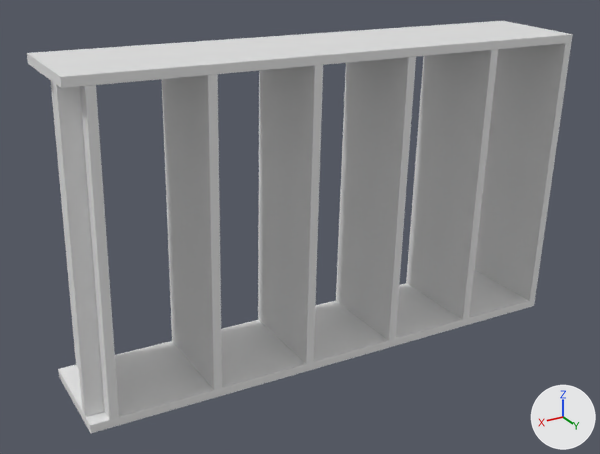
The OBJ model resources/models/Normalized/Shelf/m863.obj, before and after one commit.
The view is the same before and after, from a 50 mm lens placed at (0.781, 1.216, 0.566), pointed at (0.047, -0.007, -0.045). Lighting does not change. The marker at lower right points along +X, +Y and +Z. Where no turn or scale is listed for an object, it has been applied to the vertices.

Names of what the first picture shows: 'm863'.
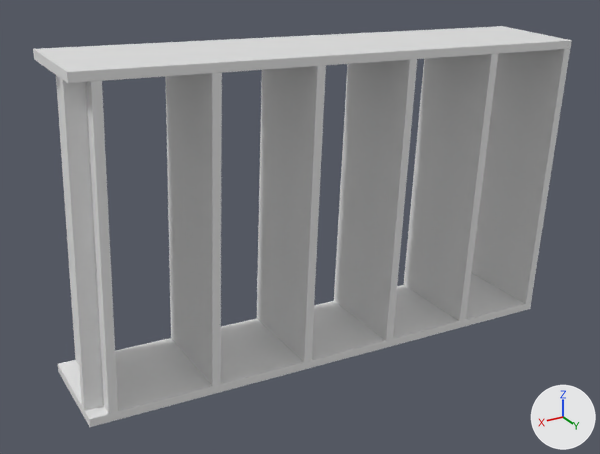
What differs and where, as boxes [x1, y1, x2, y2] in the pictures (600 x 454 px; the box of a moved part takes in the faces that stretch with it):
'm863', reshaped: before [27, 21, 573, 433]; after [33, 26, 572, 427]
part 1 of me_m863, moved or reshaped: before [162, 74, 222, 390]; after [165, 73, 222, 387]
part 2 of me_m863, moved or reshaped: before [258, 65, 323, 364]; after [257, 65, 326, 362]
part 3 of me_m863, moved or reshaped: before [336, 57, 416, 341]; after [334, 59, 417, 341]
part 4 of me_m863, rebuilt (9% narrower): before [51, 81, 119, 420]; after [56, 75, 118, 414]
part 5 of me_m863, rebuilt: before [406, 49, 498, 320]; after [404, 54, 498, 321]
part 6 of me_m863, rebuilt: before [58, 270, 535, 433]; after [58, 273, 531, 427]
part 7 of me_m863, rebuilt (15% narrower): before [53, 82, 105, 417]; after [60, 78, 104, 411]
part 8 of me_m863, added: after [471, 49, 570, 304]
part 9 of me_m863, moved or reshaped: before [27, 21, 573, 301]; after [33, 26, 572, 83]

The change in detail:
me_m863 is used by ob_m863; location (0.0, 0.0, 0.0).
me_m863 had 5720 vertices, 10300 faces and spanned x -0.499..0.501, y -0.11..0.108, z -0.307..0.307.
me_m863 now has 5224 vertices, 9353 faces and spans x -0.499..0.501, y -0.109..0.107, z -0.313..0.313.
me_m863 part 1: the loose piece of 773 vertices spanning x 0.245..0.282, y -0.106..0.093, z -0.268..0.284 is multiplied about the mesh origin by the matrix ((0.99, 0.0, -0.018), (0.0, 0.99, 0.001), (0.018, -0.001, 0.99)).
me_m863 part 2: the loose piece of 485 vertices spanning x 0.059..0.096, y -0.102..0.097, z -0.274..0.278 is multiplied about the mesh origin by the matrix ((0.99, 0.0, -0.018), (0.0, 0.99, 0.001), (0.018, -0.001, 0.99)).
me_m863 part 3: the loose piece of 723 vertices spanning x -0.127..-0.09, y -0.099..0.101, z -0.279..0.273 is multiplied about the mesh origin by the matrix ((0.99, 0.0, -0.018), (0.0, 0.99, 0.001), (0.018, -0.001, 0.99)).
me_m863 part 4: the loose piece of 974 vertices spanning x 0.431..0.468, y -0.11..0.09, z -0.262..0.29 is rebuilt with 755 vertices and now spans x 0.421..0.468, y -0.109..0.089, z -0.252..0.295.
me_m863 part 5: the loose piece of 687 vertices spanning x -0.313..-0.276, y -0.095..0.104, z -0.285..0.267 is rebuilt with 664 vertices and now spans x -0.315..-0.268, y -0.094..0.103, z -0.288..0.259.
me_m863 part 6: the loose piece of 448 vertices spanning x -0.482..0.501, y -0.105..0.108, z -0.307..-0.259 is rebuilt with 349 vertices and now spans x -0.472..0.501, y -0.105..0.107, z -0.313..-0.247.
me_m863 part 7: the loose piece of 123 vertices spanning x 0.45..0.5, y 0.042..0.064, z -0.26..0.291 is rebuilt with 114 vertices and now spans x 0.44..0.499, y 0.041..0.063, z -0.249..0.296.
me_m863 part 8: a new loose piece of 528 vertices spanning x -0.499..-0.452, y -0.09..0.107, z -0.297..0.25.
me_m863 part 9: 1488 vertices removed from x -0.499..0.483, y -0.11..0.108, z -0.291..0.307; 814 vertices added at x -0.499..0.473, y -0.109..0.103, z 0.248..0.313.
